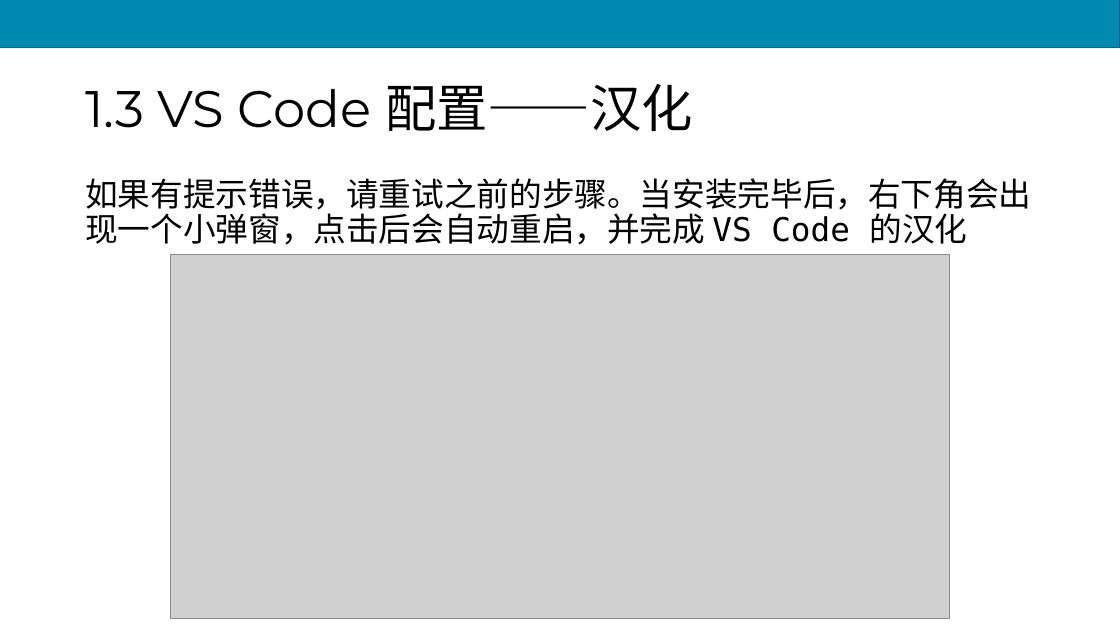
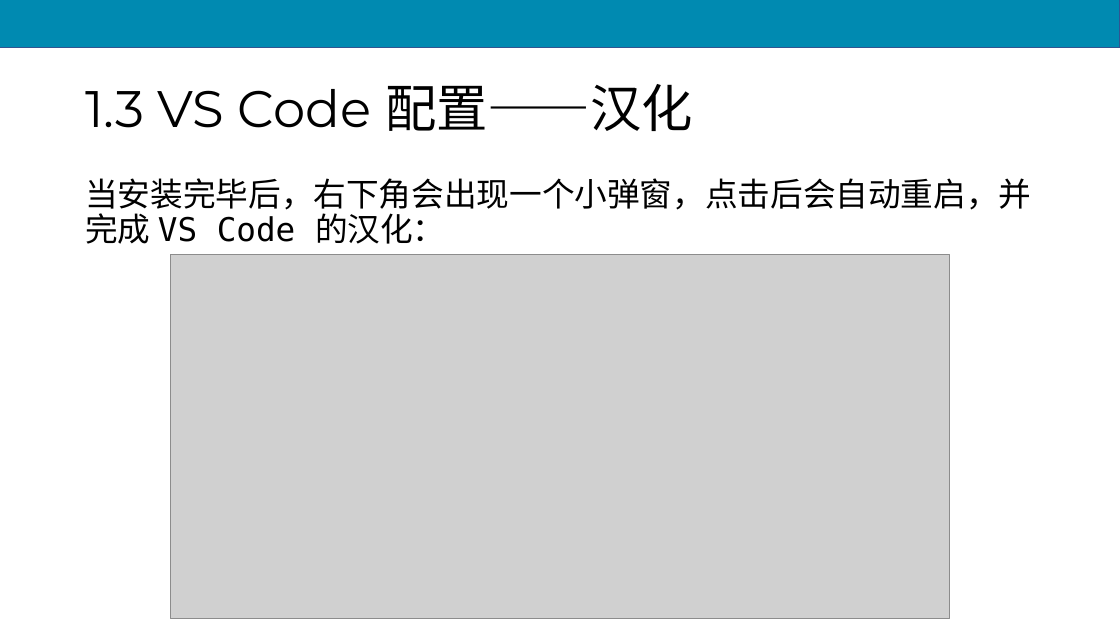
Before and after one commit to scruel/pcc_3e_slides, a slide deck: slide 15 of PPT/python1.pptx. Drawn at 1120x630 pixels with LibreOffice and Linux fonts; fonts in the diff are those of the drawing; grey boxes stand for pictures. Boxes give left, top, right and bottom in pixels: in the first picture for what was removed or moved away, otherwise in the second. Text is boxed around its words. In the diff, an @@ line names an element or a change of style, - is before the commit and + after.

Commit message:
Update slides

```diff
--- a/PPT/python1.pptx
+++ b/PPT/python1.pptx
@@ text at <box>85,178,1031,244</box>: text changed @@
-如果有提示错误，请重试之前的步骤。当安装完毕后，右下角会出现一个小弹窗，点击后会自动重启，并完成 VS Code 的汉化
+当安装完毕后，右下角会出现一个小弹窗，点击后会自动重启，并完成 VS Code 的汉化：
```
Also in this commit, not shown: 15 other slides changed, 12 other files.
